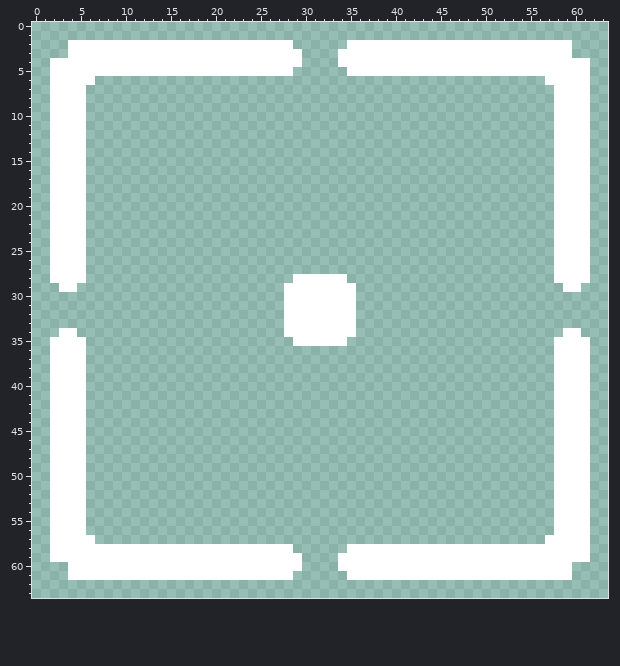
Edited in one commit: pixel-art file (Assets/Sprites/cursor.aseprite). The first picture shows the starting point.
64x64 pixels, 1 frame. Colours within 5 levels of each other are drawn and written as one.
After:
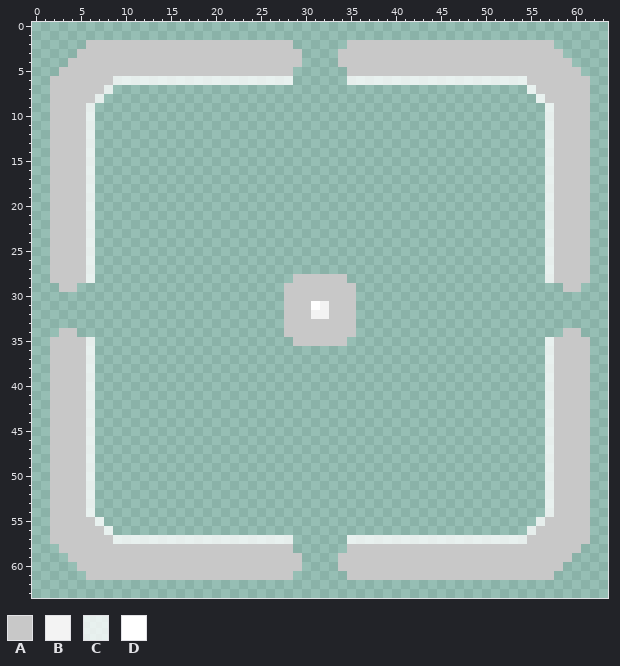
Palette (. is transparent): A #c8c8c8  B #f3f3f3  C #ffffffc8  D #ffffff
The edit:
Changed rows in their new state; - is an unchanged pixel.
first column x 2:
 2 --..AAAAAAAAAAAAAAAAAAAAAAA------AAAAAAAAAAAAAAAAAAAAAAA..--
 3 --.AAAAAAAAAAAAAAAAAAAAAAAAA----AAAAAAAAAAAAAAAAAAAAAAAAA.--
 4 ..AAAAAAAAAAAAAAAAAAAAAAAAAA----AAAAAAAAAAAAAAAAAAAAAAAAAA..
 5 .AAAAAAAAAAAAAAAAAAAAAAAAAA------AAAAAAAAAAAAAAAAAAAAAAAAAA.
 6 AAAAAAACCCCCCCCCCCCCCCCCCCC------CCCCCCCCCCCCCCCCCCCCAAAAAAA
 7 AAAAAAC----------------------------------------------CAAAAAA
 8 AAAAAC------------------------------------------------CAAAAA
 9 AAAAC--------------------------------------------------CAAAA
10 AAAAC--------------------------------------------------CAAAA
11 AAAAC--------------------------------------------------CAAAA
12 AAAAC--------------------------------------------------CAAAA
13 AAAAC--------------------------------------------------CAAAA
14 AAAAC--------------------------------------------------CAAAA
15 AAAAC--------------------------------------------------CAAAA
16 AAAAC--------------------------------------------------CAAAA
17 AAAAC--------------------------------------------------CAAAA
18 AAAAC--------------------------------------------------CAAAA
19 AAAAC--------------------------------------------------CAAAA
20 AAAAC--------------------------------------------------CAAAA
21 AAAAC--------------------------------------------------CAAAA
22 AAAAC--------------------------------------------------CAAAA
23 AAAAC--------------------------------------------------CAAAA
24 AAAAC--------------------------------------------------CAAAA
25 AAAAC--------------------------------------------------CAAAA
26 AAAAC--------------------------------------------------CAAAA
27 AAAAC--------------------------------------------------CAAAA
28 AAAAC----------------------AAAAAA----------------------CAAAA
29 -AA-----------------------AAAAAAAA-----------------------AA-
30 --------------------------AAAAAAAA--------------------------
31 --------------------------AAA-BAAA--------------------------
32 --------------------------AAABBAAA--------------------------
33 --------------------------AAAAAAAA--------------------------
34 -AA-----------------------AAAAAAAA-----------------------AA-
35 AAAAC----------------------AAAAAA----------------------CAAAA
36 AAAAC--------------------------------------------------CAAAA
37 AAAAC--------------------------------------------------CAAAA
38 AAAAC--------------------------------------------------CAAAA
39 AAAAC--------------------------------------------------CAAAA
40 AAAAC--------------------------------------------------CAAAA
41 AAAAC--------------------------------------------------CAAAA
42 AAAAC--------------------------------------------------CAAAA
43 AAAAC--------------------------------------------------CAAAA
44 AAAAC--------------------------------------------------CAAAA
45 AAAAC--------------------------------------------------CAAAA
46 AAAAC--------------------------------------------------CAAAA
47 AAAAC--------------------------------------------------CAAAA
48 AAAAC--------------------------------------------------CAAAA
49 AAAAC--------------------------------------------------CAAAA
50 AAAAC--------------------------------------------------CAAAA
51 AAAAC--------------------------------------------------CAAAA
52 AAAAC--------------------------------------------------CAAAA
53 AAAAC--------------------------------------------------CAAAA
54 AAAAC--------------------------------------------------CAAAA
55 AAAAAC------------------------------------------------CAAAAA
56 AAAAAAC----------------------------------------------CAAAAAA
57 AAAAAAACCCCCCCCCCCCCCCCCCCC------CCCCCCCCCCCCCCCCCCCCAAAAAAA
58 .AAAAAAAAAAAAAAAAAAAAAAAAAA------AAAAAAAAAAAAAAAAAAAAAAAAAA.
59 ..AAAAAAAAAAAAAAAAAAAAAAAAAA----AAAAAAAAAAAAAAAAAAAAAAAAAA..
60 --.AAAAAAAAAAAAAAAAAAAAAAAAA----AAAAAAAAAAAAAAAAAAAAAAAAA.--
61 --..AAAAAAAAAAAAAAAAAAAAAAA------AAAAAAAAAAAAAAAAAAAAAAA..--
Pixel boxes of the changes (left, top, right, bottom) in both pictures:
changed: (50, 40, 590, 580)
